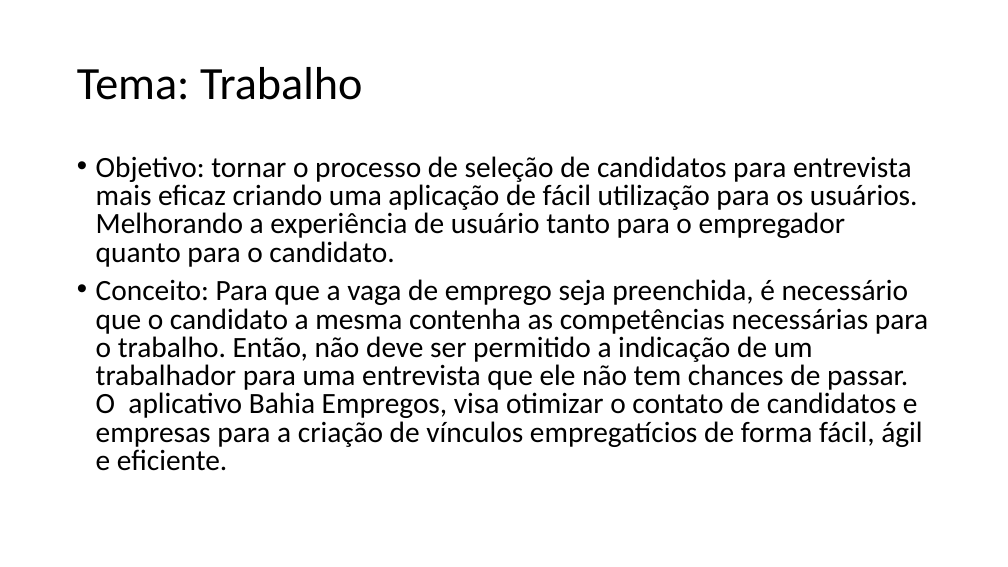
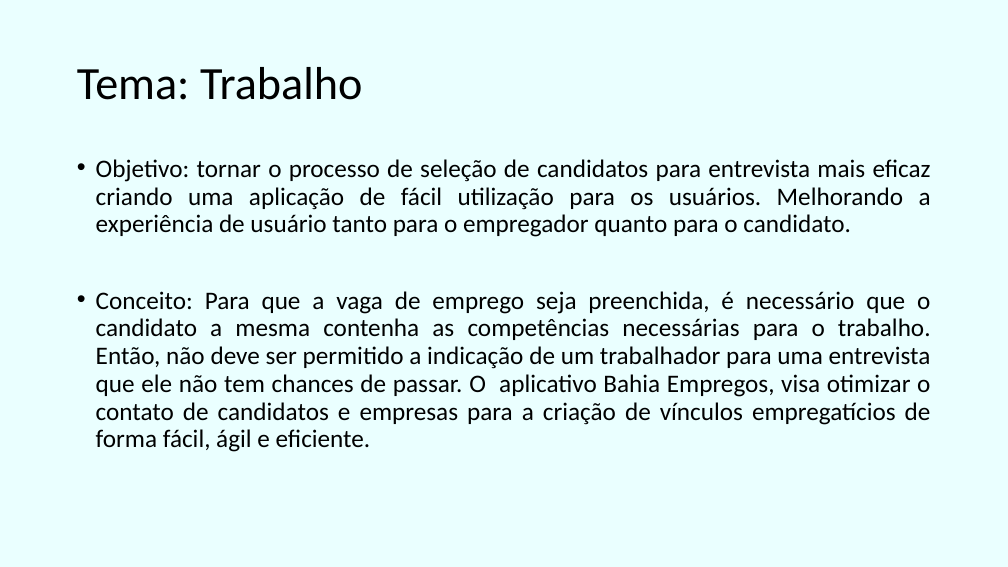
Before and after one commit to IcaroRios/CPBA2017HackatonDesafiosBahia, a slide deck: slide 3 of materiais/Apresentação1.pptx. Drawn at 1008x567 pixels with LibreOffice and Linux fonts; fonts in the diff are those of the drawing. Boxes give left, top, right and bottom in pixels: in the first picture for what was removed or moved away, otherwise in the second. Text is boxed around its words. In the diff, an @@ line names an element or a change of style, - is before the commit and + after.

```diff
--- a/materiais/Apresentação1.pptx
+++ b/materiais/Apresentação1.pptx
@@ background #FFFFFF to #EAFFFF @@
@@ text "Objetivo: tornar o processo de ..." at [96, 159, 931, 452]: size 28 to 24 pt; alignment left to justified; line spacing 0.8 to 26.4pt @@
```
Also in this commit, not shown: 2 other slides changed, 1 slide added, 2 slides removed, 1 other file.
